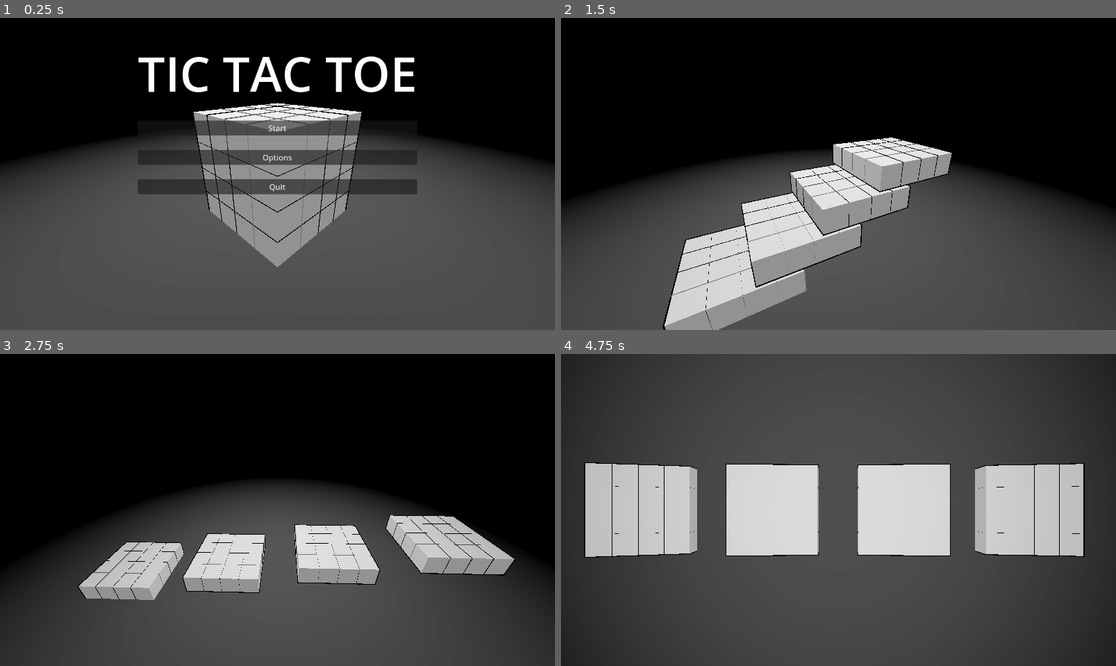
Above: before the commit, frames 1-4 (two rows, left to right).
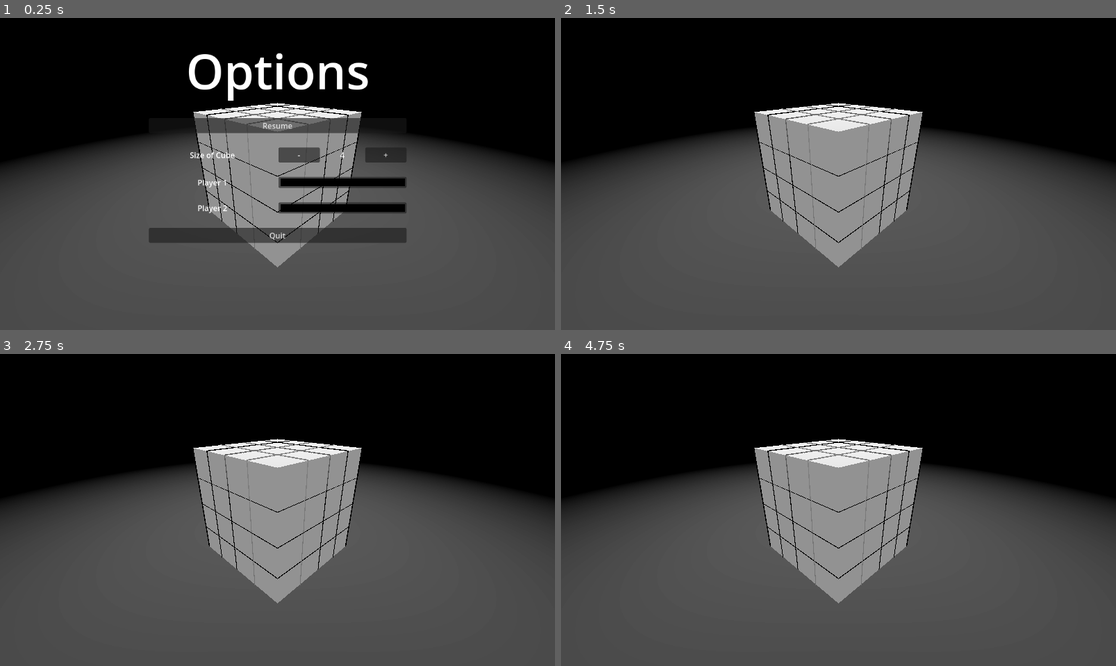
Above: after the commit, the same moments.

Repository: WingusInbound/3D-Tic-Tac-Toe
Game: Godot game, scene res://Scenes/main.tscn
The game is run twice, just before and just after one commit, with the same random seed, the same clock (stepped at 60 frames per second) and the same inputs.
Inputs (mouse positions are in pixels of both pictures, inside the frame that each line leads up to):
- Up to frame 1 (0.25 s): no input
- Up to frame 2 (1.5 s): click (838, 127) at 0.5 s, where only the run before the commit has a clickable "Start"; click (838, 127) at 1.25 s, where only the run after the commit has a clickable "Start"
- Up to frame 3 (2.75 s): move the mouse to (399, 494) at 2.02 s; press the mouse at (399, 494) at 2.03 s
- Up to frame 4 (4.75 s): move the mouse to (727, 525) at 2.77 s; release the mouse at (727, 525) at 2.78 s; click (727, 525) at 2.85 s; move the mouse to (894, 441) at 3.52 s; press the mouse at (894, 441) at 3.53 s; move the mouse to (810, 572) at 4.27 s; release the mouse at (810, 572) at 4.28 s; click (810, 572) at 4.35 s

The runs differ from the first frame. In frame 1, 10% of the frame differs, in the area x 24-76%, y 11-73%; in frame 2, 29%; in frame 3, 40%; in frame 4, 69%, in the area x 0-100%, y 0-100%.
Error after the commit: Parse Error: Identifier "layers" not declared in the current scope. (res://Scripts/main.gd:45)

Commit message:
update onready functions

Diff:
--- a/Scripts/main.gd
+++ b/Scripts/main.gd
@@ -14,14 +14,17 @@
 var winner
 
 # On Ready
-@onready var layer_one = $LayerOne
-@onready var layer_two = $LayerTwo
-@onready var layer_three = $LayerThree
-@onready var layer_four = $LayerFour
-@onready var anim_player = $AnimationPlayer
-@onready var layers = [layer_one, layer_two, layer_three, layer_four]
+#@onready var layer_one = $LayerOne
+#@onready var layer_two = $LayerTwo
+#@onready var layer_three = $LayerThree
+#@onready var layer_four = $LayerFour
+#@onready var layers = [layer_one, layer_two, layer_three, layer_four]
+#@onready var cube_anim_player = $AnimationPlayer
 @onready var win_check: Node3D = $WinCheck
 @onready var ui: UI = $UI_Canvas
+@onready var cube_anim_player: AnimationPlayer = $CubeAnimationPlayer
+@onready var camera_anim_player: AnimationPlayer = $CameraAnimationPlayer
+@onready var camera: Camera3D = $Camera3D
 
 # Called when the node enters the scene tree for the first time.
 func _ready() -> void:
